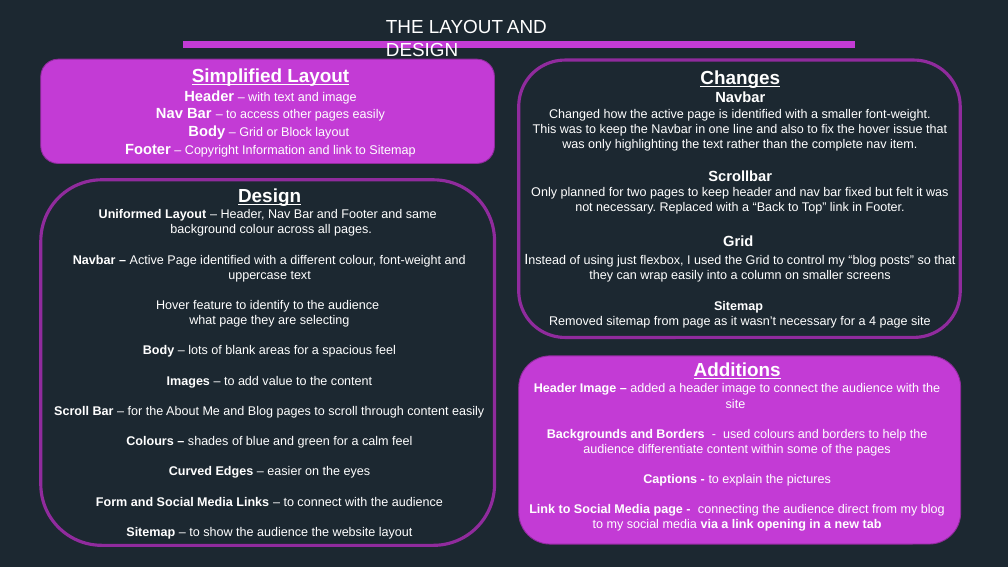
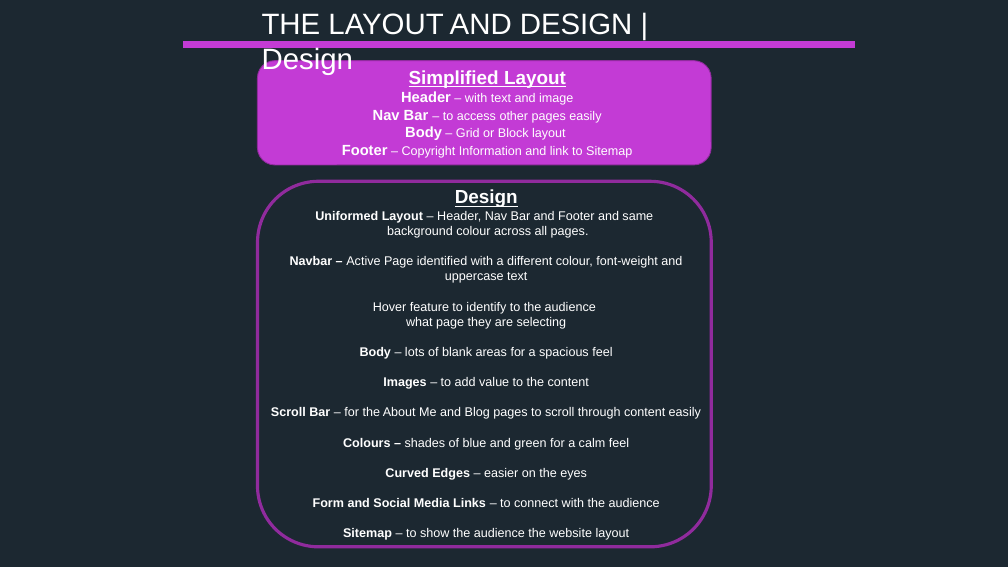
Before and after one commit to mdart86/Portfolio_Website, a slide deck: slide 6 of Michael-Dart_T1A2 Slidedeck.pptx. Drawn at 1008x567 pixels with LibreOffice and Linux fonts; fonts in the diff are those of the drawing. Boxes give left, top, right and bottom in pixels: in the first picture for what was removed or moved away, otherwise in the second. Text is boxed around its words. In the diff, an @@ line names an element or a change of style, - is before the commit and + after.

```diff
--- a/Michael-Dart_T1A2 Slidedeck.pptx
+++ b/Michael-Dart_T1A2 Slidedeck.pptx
@@ text at [262,13,633,75]: text changed; size 18 to 28 pt @@
-THE LAYOUT AND DESIGN
+THE LAYOUT AND DESIGN | Design
@@ 2 texts, 2 rounded rectangles: place and size @@
-2 texts, 2 rounded rectangles at [41,59,495,546]
+2 texts, 2 rounded rectangles at [258,60,712,547]
@@ rounded rectangle removed at [519,60,960,337] @@
@@ text removed at [531,70,955,328] @@
-Changes
-Navbar
-Changed how the active page is identified with a smaller font-weight.
-This was to keep the Navbar in one line and also to fix the hover issue that was only highlighting the text rather than the complete nav item.
-Scrollbar
-Only planned for two pages to keep header and nav bar fixed but felt it was not necessary. Replaced with a “Back to Top” link in Footer.
-Grid
-Instead of using just flexbox, I used the Grid to control my “blog posts” so that they can wrap easily into a column on smaller screens
-Sitemap
-Removed sitemap from page as it wasn’t necessary for a 4 page site
@@ rounded rectangle removed at [519,356,961,544] @@
@@ text removed at [529,362,945,531] @@
-Additions
-Header Image – added a header image to connect the audience with the site
-Backgrounds and Borders - used colours and borders to help the audience differentiate content within some of the pages
-Captions - to explain the pictures
-Link to Social Media page - connecting the audience direct from my blog to my social media via a link opening in a new tab
```
Also in this commit, not shown: 7 other slides changed, 1 slide added, 5 other files.
